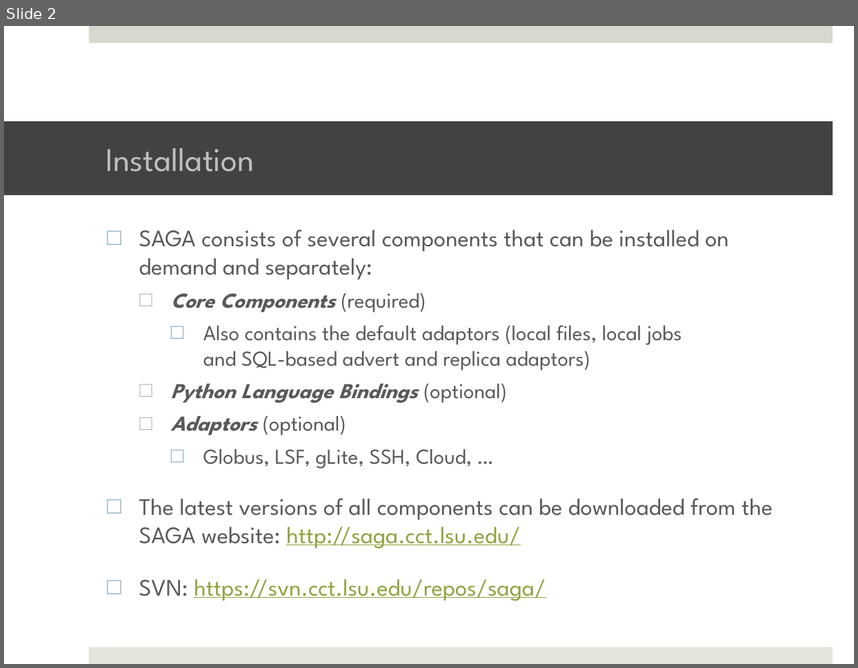
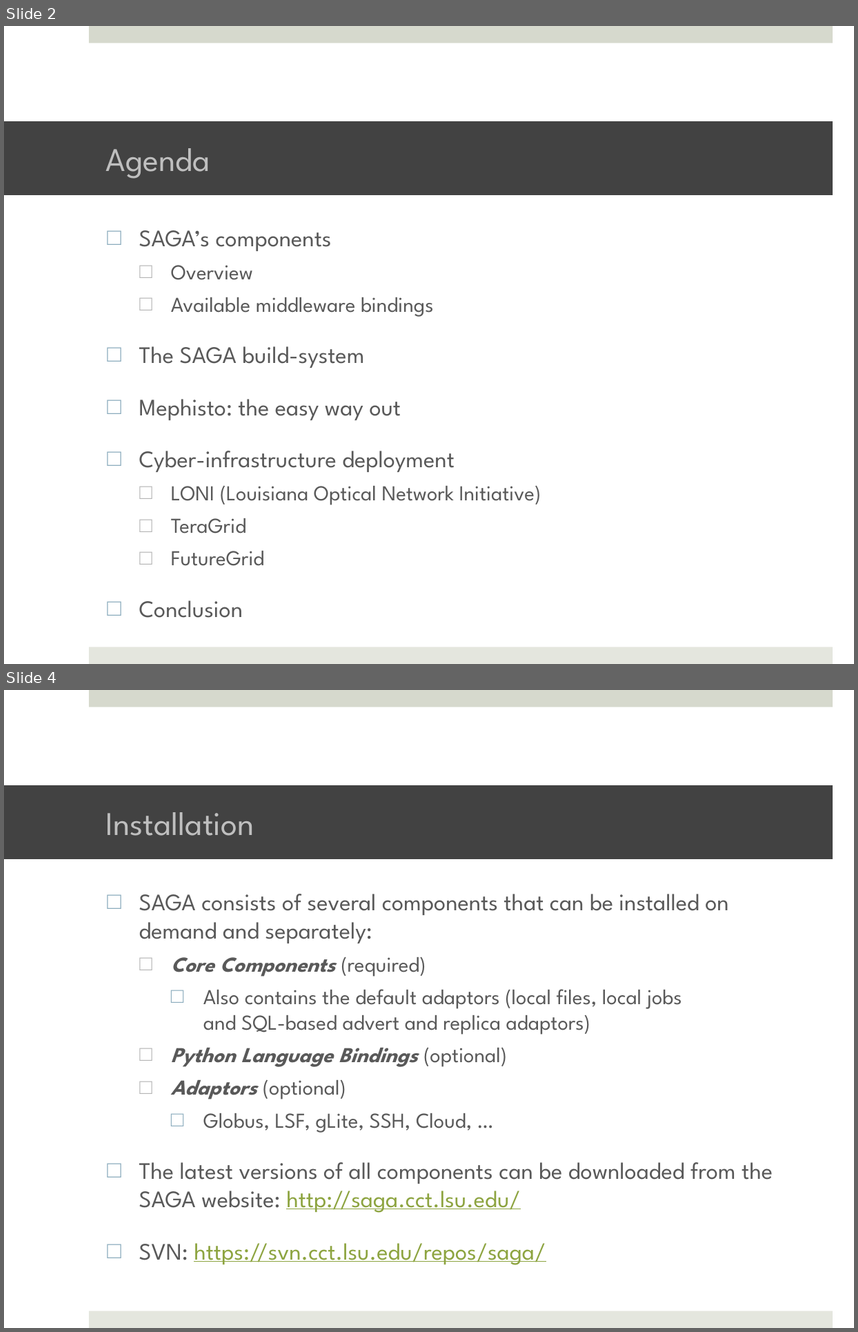
Before and after one commit to saga-project/saga-cpp-legacy-projects, a slide deck: tutorial/general_tutorial/Installation.pptx. Shown one above the other, each under a label of ours: slide 2 before the commit, slides 2 and 4 after it; the slides between them are not shown. The pictures are 858x668 and 858x1332 pixels, drawn with LibreOffice and Linux fonts; fonts in the diff are those of the drawing; background and template pictures are left out. Boxes give left, top, right and bottom in pixels: in the first picture for what was removed or moved away, otherwise in the second. Text is boxed around its words. In the diff, an @@ line names an element or a change of style, - is before the commit and + after.

```diff
--- a/tutorial/general_tutorial/Installation.pptx
+++ b/tutorial/general_tutorial/Installation.pptx
@@ slide 2 added at (4, 26, 854, 664), background #FFFFFF; not listed: 2 template elements that a slide beside it also shows @@
@@ title added at (4, 121, 833, 195), fill #424242, 28 pt, text #BFBFBF @@
+Agenda
@@ text added at (139, 230, 542, 617), 20 pt, text #595959 @@
+□ SAGA’s components
+  □ Overview
+  □ Available middleware bindings
+□ The SAGA build-system
+□ Mephisto: the easy way out
+□ Cyber-infrastructure deployment
+  □ LONI (Louisiana Optical Network Initiative)
+  □ TeraGrid
+  □ FutureGrid
+□ Conclusion
@@ what was slide 2 is now slide 4 @@
```
Also in this commit, not shown: 1 slide changed, 1 other slide added, 1 other file.
